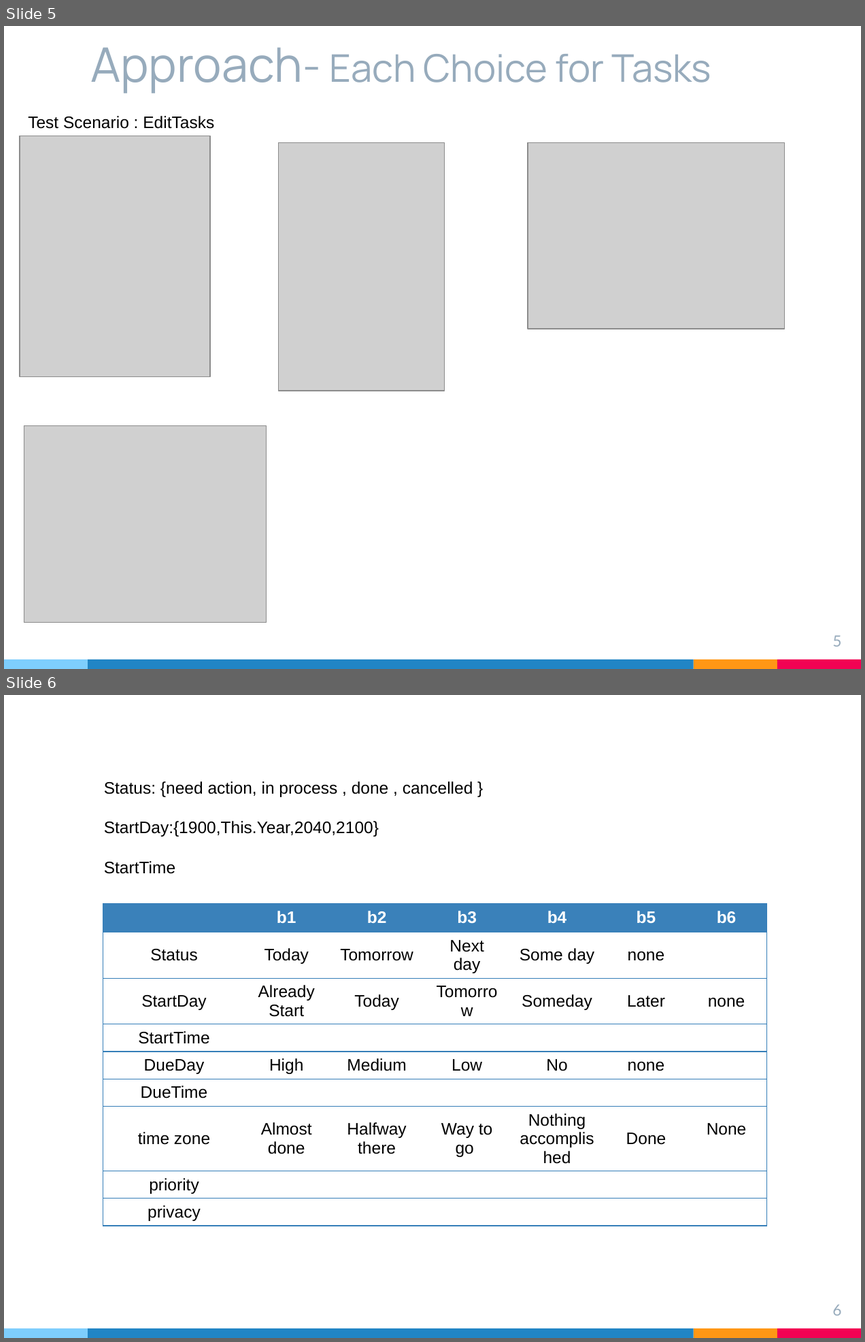
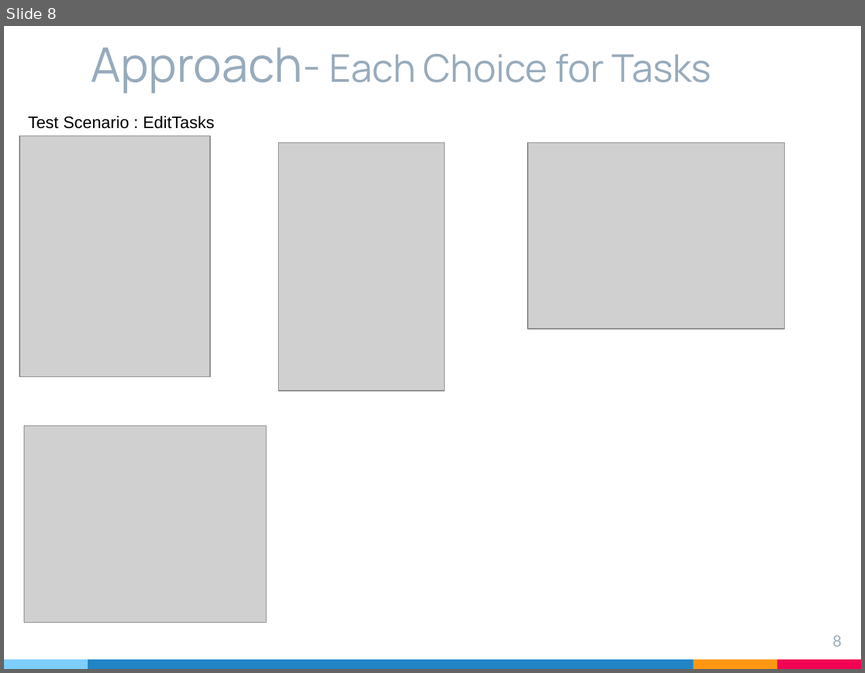
Before and after one commit to likesm0887/STV-Project, a slide deck: Document/軟體測試期末簡報.pptx. Shown one above the other, each under a label of ours: slides 5 and 6 before the commit, slide 8 after it. The pictures are 865x1342 and 865x673 pixels, drawn with LibreOffice and Linux fonts; fonts in the diff are those of the drawing; grey boxes stand for pictures. Boxes give left, top, right and bottom in pixels: in the first picture for what was removed or moved away, otherwise in the second. Text is boxed around its words. In the diff, an @@ line names an element or a change of style, - is before the commit and + after.

```diff
--- a/Document/軟體測試期末簡報.pptx
+++ b/Document/軟體測試期末簡報.pptx
@@ slide 6 removed at (x1=4, y1=695, x2=861, y2=1338), background #FFFFFF; not listed: 4 template elements that a slide beside it also shows @@
@@ text removed at (x1=104, y1=781, x2=473, y2=874) @@
-Status: {need action, in process , done , cancelled }
-StartDay:{1900,This.Year,2040,2100}
-StartTime
@@ table removed at (x1=103, y1=903, x2=766, y2=1240), 9 rows, 7 columns @@
- | b1 | b2 | b3 | b4 | b5 | b6
-Status | Today | Tomorrow | Next day | Some day | none | 
-StartDay | Already Start | Today | Tomorrow | Someday | Later | none
-StartTime |  |  |  |  |  | 
-DueDay | High | Medium | Low | No | none | 
-DueTime |  |  |  |  |  | 
-time zone | Almost done | Halfway there | Way to go | Nothing accomplished | Done | None
-priority |  |  |  |  |  | 
-privacy |  |  |  |  |  | 
@@ page number removed at (x1=832, y1=1304, x2=841, y2=1315) @@
-6
@@ what was slide 5 is now slide 8 @@
@@ page number at (x1=832, y1=635, x2=841, y2=646): text changed @@
-5
+8
```
Also in this commit, not shown: 4 slides changed, 6 slides added, 13 other slides removed, 2 other files.
